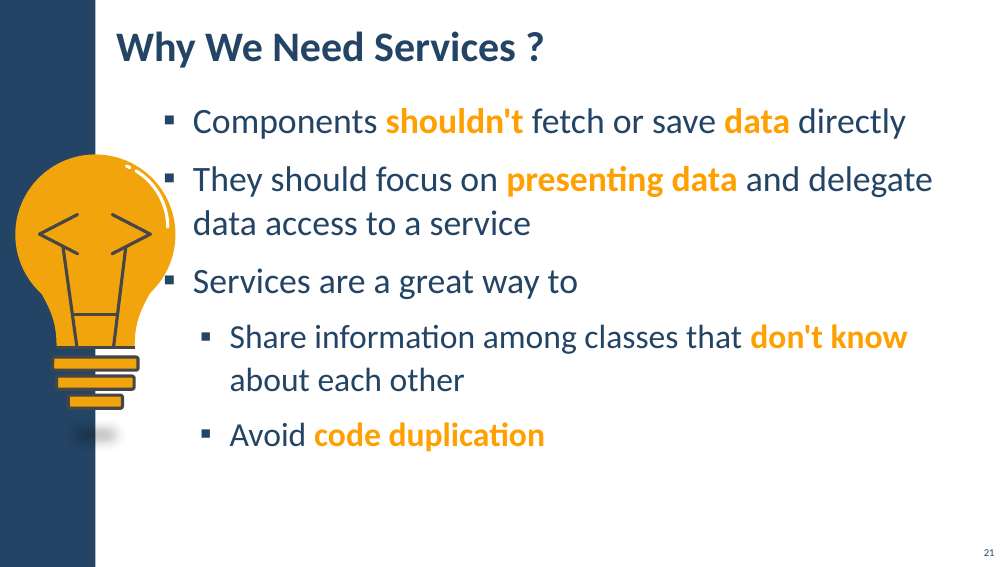
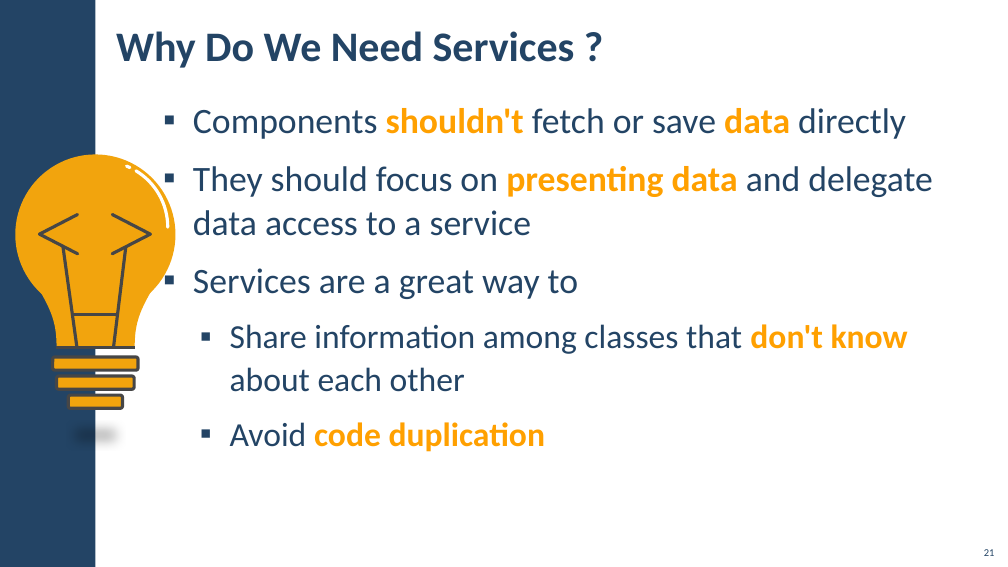
Before and after one commit to DBeneva/JavaScript, a slide deck: slide 21 of 06 - Angular/03 - DI, Intro to RxJS, Services/00 - Presentation/03. Angular-Fundamentals-Dependency-Injection-and-Services.pptx. Drawn at 1008x567 pixels with LibreOffice and Linux fonts; fonts in the diff are those of the drawing; background and template pictures are left out. Boxes give left, top, right and bottom in pixels: in the first picture for what was removed or moved away, otherwise in the second. Text is boxed around its words. In the diff, an @@ line names an element or a change of style, - is before the commit and + after.

```diff
--- a/06 - Angular/03 - DI, Intro to RxJS, Services/00 - Presentation/03. Angular-Fundamentals-Dependency-Injection-and-Services.pptx
+++ b/06 - Angular/03 - DI, Intro to RxJS, Services/00 - Presentation/03. Angular-Fundamentals-Dependency-Injection-and-Services.pptx
@@ title at bbox=[116, 31, 575, 68]: text changed @@
-Why We Need Services ?
+Why Do We Need Services ?
```
Also in this commit, not shown: 3 other slides changed, 49 other files.
